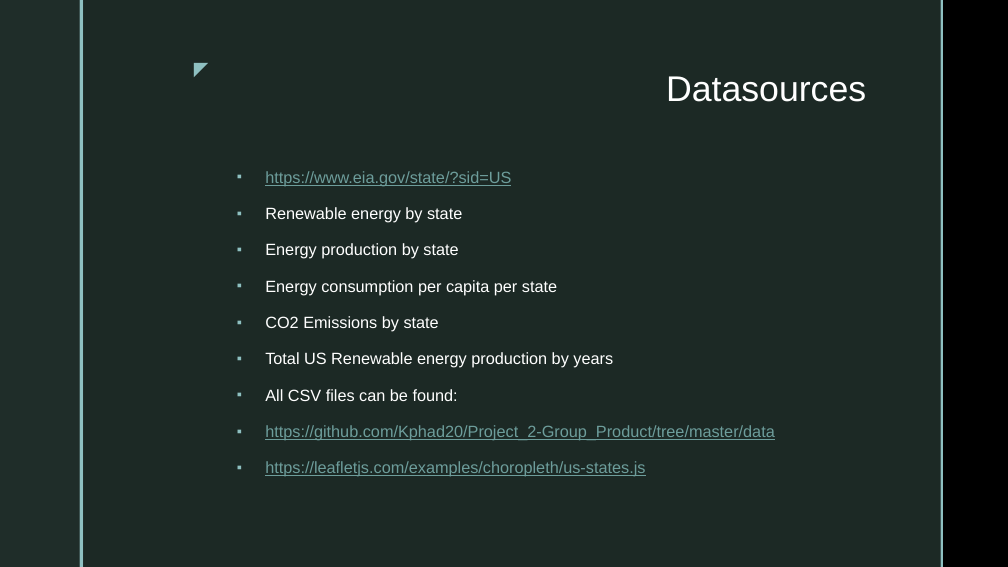
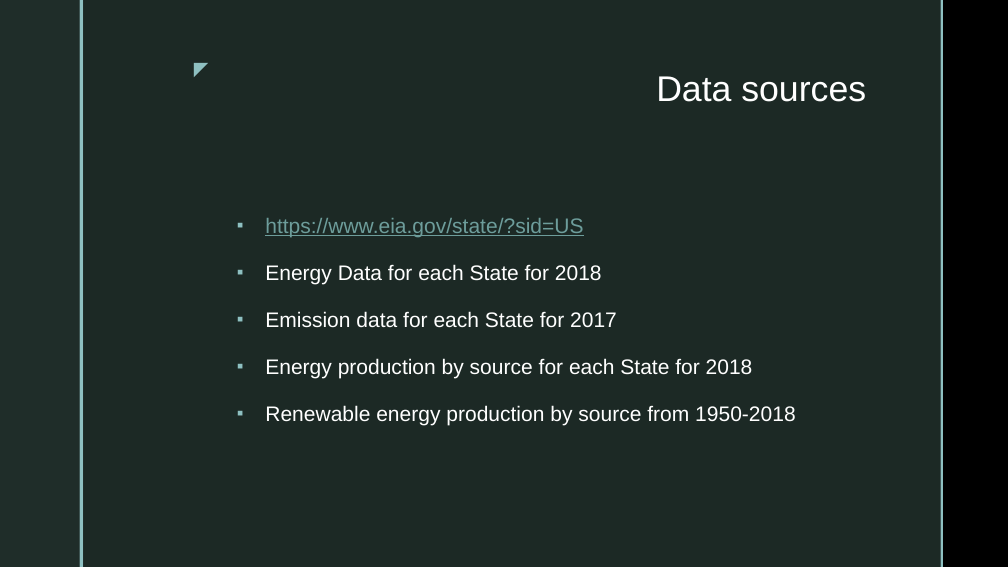
Before and after one commit to Kphad20/Project2-Group_4, a slide deck: slide 4 of Energy Analysis of the United States for 2018.pptx. Drawn at 1008x567 pixels with LibreOffice and Linux fonts; fonts in the diff are those of the drawing; background and template pictures are left out. Boxes give left, top, right and bottom in pixels: in the first picture for what was removed or moved away, otherwise in the second. Text is boxed around its words. In the diff, an @@ line names an element or a change of style, - is before the commit and + after.

Commit message:
adding the final presentation

```diff
--- a/Energy Analysis of the United States for 2018.pptx
+++ b/Energy Analysis of the United States for 2018.pptx
@@ title at [656, 76, 866, 102]: spaces changed @@
-Datasources
+Data sources
@@ text at [265, 218, 583, 237]: size 15.5 to 20 pt in "https://www.eia.gov/state/?sid=US"; line spacing 1 to 1.2 @@
@@ text at [265, 264, 796, 426]: text changed; size 15.5 to 20 pt @@
-▪ Renewable energy by state
-▪ Energy production by state
-▪ Energy consumption per capita per state
-▪ CO2 Emissions by state
-▪ Total US Renewable energy production by years
-▪ All CSV files can be found:
-▪ https://github.com/Kphad20/Project_2-Group_Product/tree/master/data
-▪ https://leafletjs.com/examples/choropleth/us-states.js
+▪ Energy Data for each State for 2018
+▪ Emission data for each State for 2017
+▪ Energy production by source for each State for 2018
+▪ Renewable energy production by source from 1950-2018
```
Also in this commit, not shown: 2 other slides changed, 5 slides added, 1 slide removed.
